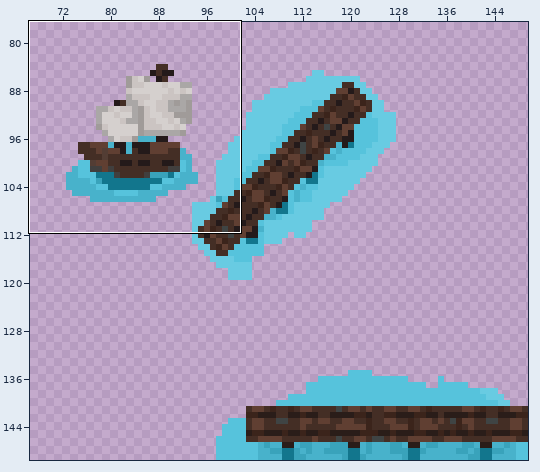
A sprite sheet gets an edit: KrampitzKreutzwiserSettlersOfCatan/src/textures/port/peirGroups5.png. Above, an overview of the earlier version with the close-up marked.
Close-up. First the earlier version:
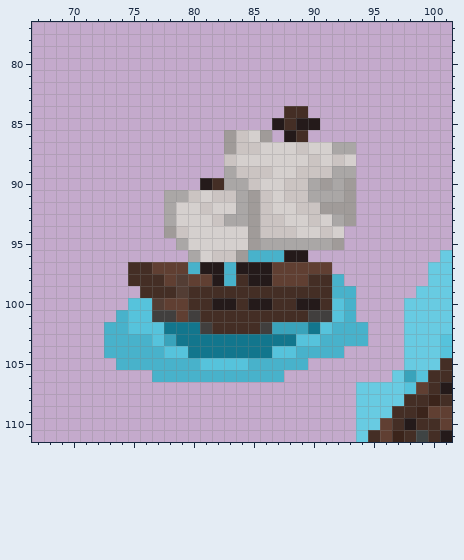
The file is 150x150 pixels. Shown: x 67..101, y 77..111. The wide view leaves out empty margins.
The result:
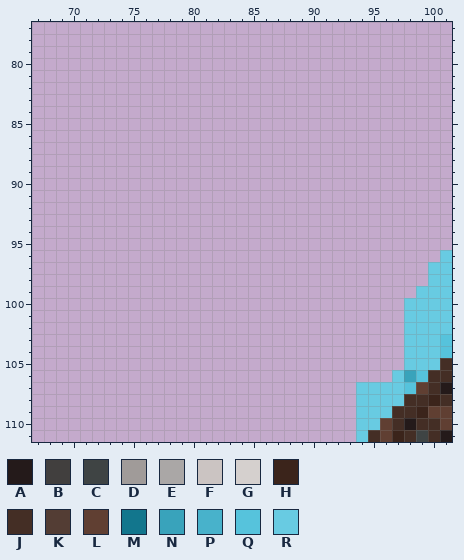
Palette (. is transparent): A #241a1a  B #413f3e  C #3f4444  D #a09b99  E #aaa7a6  F #cbc4c2  G #d5d0ce  H #3b241b  J #442e25  K #533d34  L #603f32  M #12768d  N #39a3bb  P #48b2cb  Q #56c3dc  R #68cbe2
Edits made:
Colour A is gone in row 85 at x 87 and 89 to 90; in row 86 at x 88; in row 90 at x 81; in row 96 at x 88 to 89; in row 97 at x 81 to 82 and 84 to 86; in row 98 at x 82 and 85 to 86.
Colour A is gone in row 100 at x 82 to 83, 85 to 86 and 89 to 90.
Colour B is gone in row 101 at x 77 to 78, 80 and 90 to 91; in row 102 at x 81 and 86.
Colour D is gone in row 86 at x 83 and 86; in row 87 at x 83; in row 90 at x 91 and 93; in row 91 at x 85 and 93; in row 92 at x 85 and 91 to 93; in row 93 at x 85 and 93.
Colour D is gone in row 94 at x 78 and 85; in row 95 at x 85 and 92; in row 96 at x 84.
Colour E is gone in row 87 at x 92 to 93; in row 89 at x 83 and 92 to 93; in row 90 at x 83 to 84, 90 and 92; in row 91 at x 78 to 79, 84 and 90 to 92; in row 92 at x 78 and 84; in row 93 at x 78, 83 to 84 and 92.
Colour E is gone in row 95 at x 79 and 86 to 91; in row 96 at x 80.
Colour F is gone in row 86 at x 84; in row 87 at x 84 to 85 and 89; in row 88 at x 83, 90 and 92; in row 89 at x 84 to 86 and 89 to 91; in row 90 at x 85 and 88 to 89; in row 91 at x 80, 82 to 83, 86 and 88 to 89.
Colour F is gone in row 92 at x 81, 86 and 89 to 90; in row 93 at x 82, 86 to 87 and 90; in row 94 at x 79, 86 to 88 and 91; in row 96 at x 82 to 83.
Colour G is gone in row 86 at x 85; in row 87 at x 86 to 88 and 90 to 91; in row 88 at x 84 to 89, 91 and 93; in row 89 at x 87 to 88; in row 90 at x 86 to 87; in row 91 at x 81 and 87.
Colour G is gone in row 92 at x 79 to 80, 82 to 83 and 87 to 88; in row 93 at x 79 to 81, 88 to 89 and 91; in row 94 at x 80 to 84, 89 to 90 and 92; in row 95 at x 80 to 84; in row 96 at x 81.
Colour J is gone in row 84 at x 88 to 89; in row 85 at x 88; in row 86 at x 89; in row 90 at x 82; in row 97 at x 75 to 76; in row 98 at x 75 to 77, 84 and 90 to 91.
Colour J is gone in row 99 at x 76 to 78 and 80 to 91; in row 100 at x 80 to 81, 84, 87 to 88 and 91; in row 101 at x 81 to 89; in row 102 at x 82 to 85.
Colour K is gone in rows 98 to 99 at x 79; in row 100 at x 77.
Colour L is gone in row 97 at x 77 to 79 and 87 to 91; in row 98 at x 78, 80 to 81 and 87 to 89; in row 100 at x 78 to 79; in row 101 at x 79.
Colour M is gone in row 102 at x 78 to 80 and 90; in row 103 at x 79 to 88; in row 104 at x 80 to 86.
Colour N is gone in row 102 at x 87 to 89; in row 103 at x 78.
Colour P is gone in row 96 at x 85 to 87; in row 97 at x 80 and 83; in row 98 at x 83 and 92; in row 99 at x 92 to 93; in row 100 at x 93; in row 101 at x 74 and 93.
Colour P is gone in row 102 at x 73 to 74 and 92 to 94; in row 103 at x 73 to 76 and 91 to 94; in row 104 at x 73 to 77 and 89 to 92; in row 105 at x 74 to 80 and 85 to 89; in row 106 at x 77 to 87.
Colour Q is gone in rows 100 to 101 at x 75 to 76 and 92; in row 102 at x 75 to 77 and 91; in row 103 at x 77 and 89 to 90; in row 104 at x 78 to 79 and 87 to 88; in row 105 at x 81 to 84.
Boxes around the changes in both close-ups, in picture pixels (x1, y1, x2, y2):
erased: (104, 106, 368, 382)
